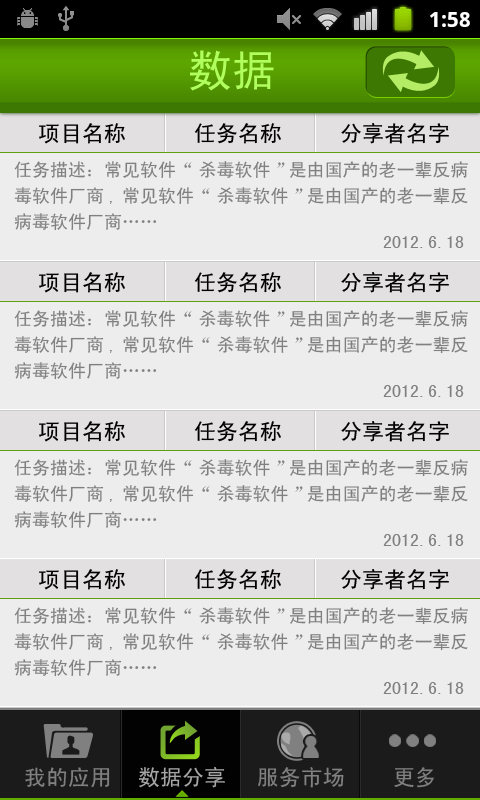
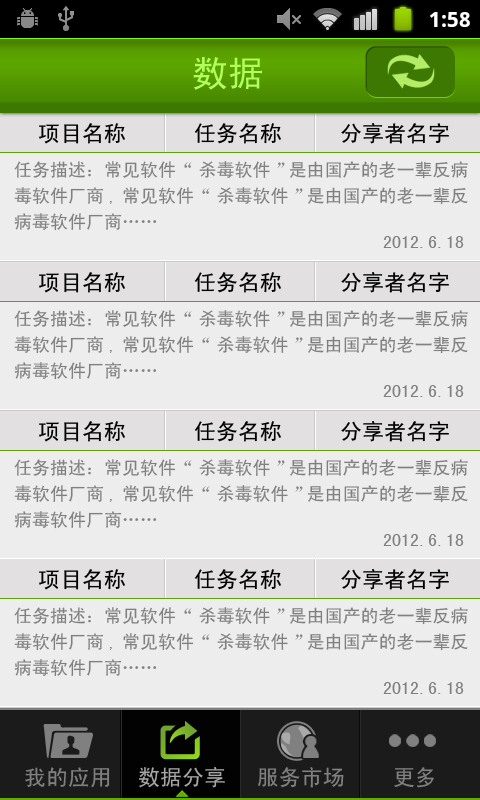
The second (480, 800) image is a revision of the first. Changes to its layers:
painted on "图层 64" over [382, 50, 440, 92]
removed layer "形状 1 副本" over [382, 50, 440, 92]
removed layer "图层 60 副本" over [382, 50, 440, 92]
removed layer "图层 59 副本" over [382, 50, 440, 92]
painted on "数据" over [190, 50, 274, 91]
